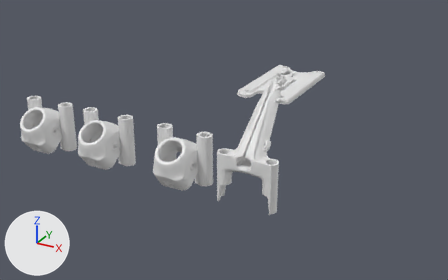
Before and after pictures for a commit that changed the Blender file Typhon/Typhon.blend.
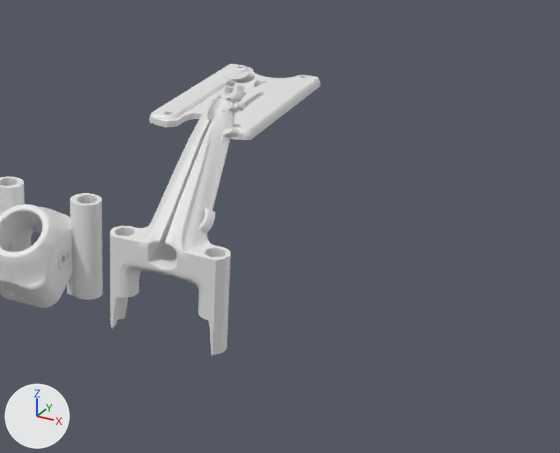
There are two pictures of each version: one whole from a camera (50 mm lens) standing at (0.156, -0.232, 0.132) and looking at (-0.007, 0.064, -0.016), one close up on the part from 36% to 100% of the width and 12% to 95% of the height. The axes (+X, +Y, +Z) are drawn at lower left. The lights are the same throughout. Text is drawn in Blender's own font.

In view in the first close-up: 'Cube.001', 'Cylinder.003', 'Text.002', 'TyphonTopPlateXL', 'typhon-runcam-90-stock-lens-v7-55'.
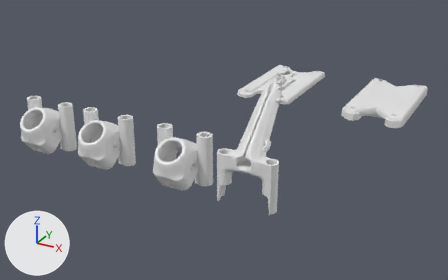
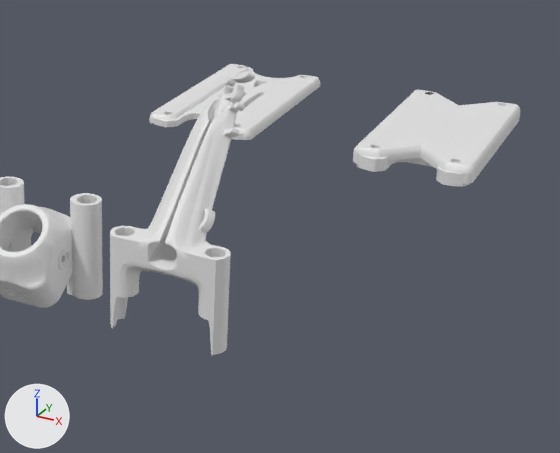
Commit message: top plate protector

Location of each change, [x1, y1, x2, y2] in pixels of the close-ups (560 x 453 px):
'Cylinder.003', reshaped
    before: [110, 98, 235, 355]
    after: [110, 97, 237, 355]
'Cube.003', added
    after: [353, 90, 520, 184]
'TyphonTopPlateXL.002', added
    after: [356, 155, 469, 187]
part 1 of me_cylinder_003, built on
    before: [124, 117, 234, 283]
    after: [124, 107, 237, 283]

The edits, one by one:
me_cylinder_003 is used by ob_cylinder_003; location (0.0402, 0.0, 0.0).
me_cylinder_003 had 266 vertices, 242 faces, 11 loose edges and spanned x -0.0156..0.0, y -0.0036..0.0341, z -0.0151..0.0383.
me_cylinder_003 now has 283 vertices, 258 faces, 11 loose edges and spans x -0.0156..0.0, y -0.0036..0.0341, z -0.0151..0.0383.
Part 1, on me_cylinder_003:
16 faces are deleted.
2 vertices move from x -0.0038..-0.0021, y -0.0036..-0.0034, z 0.0117..0.0119 to x -0.0018..-0.0011, y -0.0036..-0.0035, z 0.0117..0.0118.
17 vertices are added at x -0.0066..0.0, y 0.0041..0.0214, z 0.019..0.0222.
32 new faces join them.
Mesh me_typhontopplatexl_002 is new.
It has 1224 vertices, 2307 faces and spans x -17.1..17.1, y -34.0..34.0, z -3.0..1.0.
Mesh me_cube_004 is new.
It has 237 vertices, 208 faces and spans x 0.0..0.0182, y 0.0..0.0326, z -0.004..0.0011.
Object 'Cube.003' (ob_cube_003) is new; it shows me_cube_004.
Its location is (0.0696, 0.1322, 0.002).
It gains a MIRROR modifier named 'Mirror'.
Modifier setting: use_axis = (True, True, False).
Modifier setting: use_clip = True.
It gains a BOOLEAN modifier named 'Boolean'.
Modifier setting: object = ob_typhontopplatexl_002.
It gains a BOOLEAN modifier named 'Boolean.001'.
Modifier setting: object = ob_typhontopplatexl_003.
Object 'TyphonTopPlateXL.002' (ob_typhontopplatexl_002) is new; it shows me_typhontopplatexl_002.
Its location is (0.0696, 0.1322, 0.0).
Its scale is (0.001, 0.001, 0.001).
Object 'TyphonTopPlateXL.003' (ob_typhontopplatexl_003) is new; it shows a copy of the mesh of ob_typhontopplatexl_001.
Its location is (0.0696, 0.132, 0.0).
Its scale is (0.001, 0.001, 0.001).
It is now shown.
